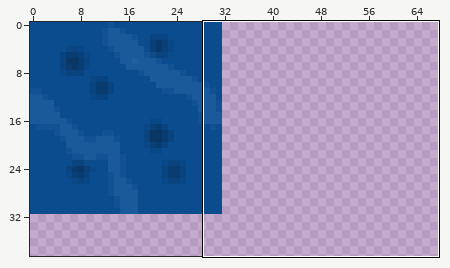
Sprite sheet -- android/assets/evolvetexturemap1.png. Above: a wide view before the commit, with the close-up outlined.
Close-up. Before:
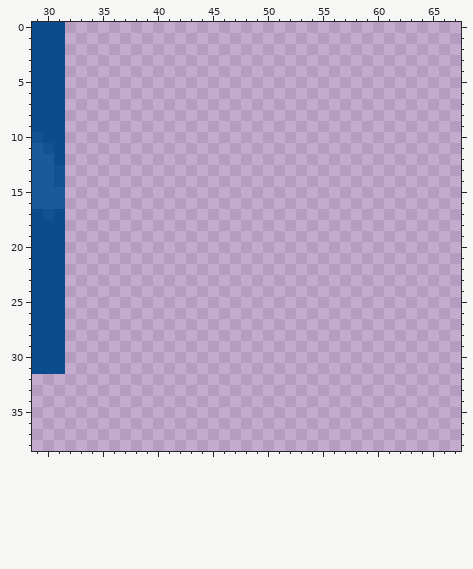
The file is 160x160 pixels. Colours within 5 levels of each other are drawn and written as one. Shown: x 29..67, y 0..38. The wide view leaves out empty margins.
Once edited:
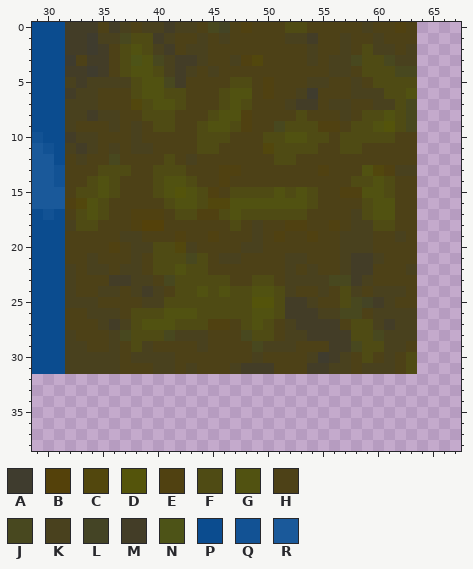
Palette (. is transparent): A #3f3c2e  B #54410a  C #52470d  D #54540b  E #504111  F #4f4b14  G #515211  H #4d4117  J #48481f  K #49411e  L #444425  M #433d27  N #4d5317  P #0b4c8f  Q #125294  R #1a599a
Difference:
y 0: x 32..63 ................................ -> MMMHMKHKKMKKHJLHEHHHFFHHHHHKHHEH
y 1: x 32..63 ................................ -> MMAKKJFFMKHHKHKHHHHHKKMHHKHHKHHH
y 2: x 32..63 ................................ -> MMAMHFGFKMHKKHHHHHHHHHKHHKHFKKHK
y 3: x 32..63 ................................ -> AHMMHFNGJKMMKHHKECHHHHKHKKJFFJKK
y 4: x 32..63 ................................ -> MMAMHFGGFKMKHKHHHHHHHHHHKKHFFFJJ
y 5: x 32..63 ................................ -> KMKKKKFGGJMHHHHFFHEHHHKKHHKHFFFF
y 6: x 32..63 ................................ -> MKKHHHFGGFFHHHFGGHEHHKAHHHKKKFFG
y 7: x 32..63 ................................ -> KKKHHHCFGGFHHHFGFHHHKMMHKKHHKKFJ
y 8: x 32..63 ................................ -> KKMKKHHFFFHHHFGGEHHHHFHHHKHFFGFJ
y 9: x 32..63 ................................ -> KHHHKHKHFFHHFGGFEHHJFFFEEHFFGDFJ
y 10: x 32..63 ................................ -> MKKHHHKHHHHHFFFHHHFFGGFFHFFFFFHH
y 11: x 32..63 ................................ -> KMKHKHKKHHHHFFHHHHCFFFFHHFFHHHHH
y 12: x 32..63 ................................ -> HKHHJHHHHFHKHHHHHHHFFHHHHHHHHHHH
y 13: x 32..63 ................................ -> HHHFFFHHFFFHHHEEHHHHHHHEHHHGCEKK
y 14: x 32..63 ................................ -> HHFGFHHHFGGFHHEHHHHHHHHHHHFFGFHH
y 15: x 32..63 ................................ -> HFFGFHHHFGDGFEHFFFFGFGFHHEEGGFHH
y 16: x 32..63 ................................ -> ECGFHHHHHFGGFCCGGGGGGGFHHHHFGGHH
y 17: x 32..63 ................................ -> HFGFHHEEEHFFEEFGFFFFFFHHHHKFGGHH
y 18: x 32..63 ................................ -> KFFHHHEBBHHHHHHFHKHHEEHHEHKKFFHH
y 19: x 32..63 ................................ -> HHHHHKKHHHEHHEHHHKHEHHEHHKKKHHKH
y 20: x 32..63 ................................ -> HHHHEHKKFFCKHHHHKKHHHHHHHKKKHHHH
y 21: x 32..63 ................................ -> HHKHHHKHFFFJFHKKHHHHKKHHHKMMKHHH
y 22: x 32..63 ................................ -> KHKKHKKHFFGFFHHHHHHHKHKHHKMMHHHK
y 23: x 32..63 ................................ -> KHHHMMKKHJFFFFFHHFFHKKKKJJMKHHHH
y 24: x 32..63 ................................ -> KHHKKHKMKHFFGFGFFGGFKHHKHFKHKKKH
y 25: x 32..63 ................................ -> KKKHHHHKKFFFFFFFFDDFMMKHHFJLMKHH
y 26: x 32..63 ................................ -> HHKKKHFFFGGGFFFFFGGFMMMKKJJHKKKK
y 27: x 32..63 ................................ -> HHHKMKFGGGFFFEEHFGFHKMMMMHFFKMKK
y 28: x 32..63 ................................ -> KHHHKJFFFJKKKHHHJFFHKKMMMMFFJKKK
y 29: x 32..63 ................................ -> KKHHKHFKHHHHKHHHHJKKKHHHMMJFFKKH
y 30: x 32..63 ................................ -> KKKKKHKKKKHHHHHHHKHHHHKAMKHFHKHF
y 31: x 32..63 ................................ -> KKKKKHHHKKHKHHHKMMMHHHMMKKHKKKHF
